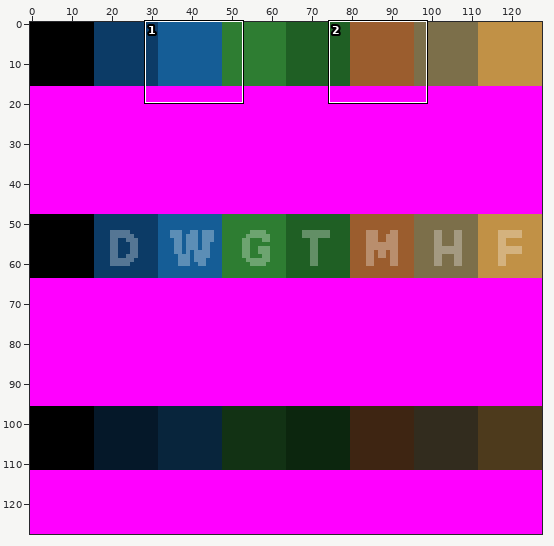
Edited in one commit: pixel-art file (frontend/assets/map-tiles.aseprite). The picture above shows the old version from afar; the outline marks the close-up.
Close-up. Before the commit:
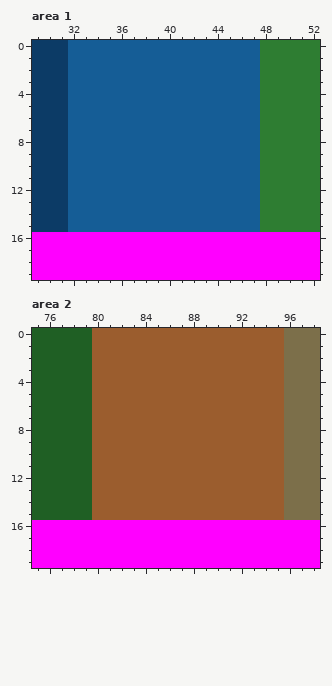
128x128 pixels, 1 frame. Shown: area 1: x 29..52, y 0..19; area 2: x 75..98, y 0..19. The commit also changed other parts of the picture, which this record leaves out.
The same view after the edit:
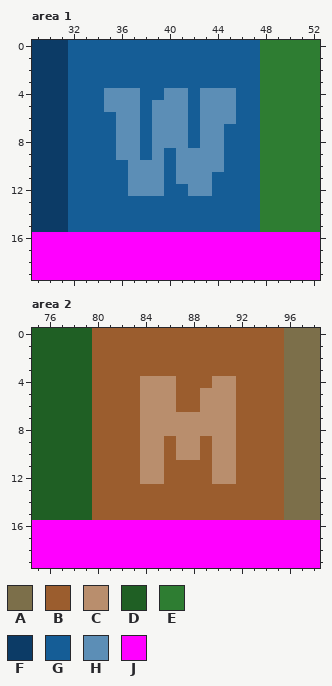
Palette (. is transparent): A #7c6f4a  B #9b5d2e  C #b98e6d  D #1f5f24  E #2e7d32  F #0c3b66  G #155d96  H #5c8eb6  J #ff00ff
Edits made:
--- area 1, layer "Letters"
@@ x 33..47 @@
  3 GGGGGGGGGGGGGGG
- 4 GGGGGGGGGGGGGGG
- 5 GGGGGGGGGGGGGGG
- 6 GGGGGGGGGGGGGGG
- 7 GGGGGGGGGGGGGGG
- 8 GGGGGGGGGGGGGGG
- 9 GGGGGGGGGGGGGGG
-10 GGGGGGGGGGGGGGG
-11 GGGGGGGGGGGGGGG
-12 GGGGGGGGGGGGGGG
+ 4 GGHHHGGHHGHHHGG
+ 5 GGHHHGHHHGHHHGG
+ 6 GGGHHGHHHGHHHGG
+ 7 GGGHHGHHHGHHGGG
+ 8 GGGHHGHHHGHHGGG
+ 9 GGGHHGHGHHHHGGG
+10 GGGGHHHGHHHHGGG
+11 GGGGHHHGHHHGGGG
+12 GGGGHHHGGHHGGGG
 13 GGGGGGGGGGGGGGG
--- area 2, layer "Letters"
@@ x 82..93 @@
  3 BBBBBBBBBBBB
- 4 BBBBBBBBBBBB
- 5 BBBBBBBBBBBB
- 6 BBBBBBBBBBBB
- 7 BBBBBBBBBBBB
- 8 BBBBBBBBBBBB
- 9 BBBBBBBBBBBB
-10 BBBBBBBBBBBB
-11 BBBBBBBBBBBB
-12 BBBBBBBBBBBB
+ 4 BBCCCBBBCCBB
+ 5 BBCCCBBCCCBB
+ 6 BBCCCBBCCCBB
+ 7 BBCCCCCCCCBB
+ 8 BBCCCCCCCCBB
+ 9 BBCCBCCBCCBB
+10 BBCCBCCBCCBB
+11 BBCCBBBBCCBB
+12 BBCCBBBBCCBB
 13 BBBBBBBBBBBB
